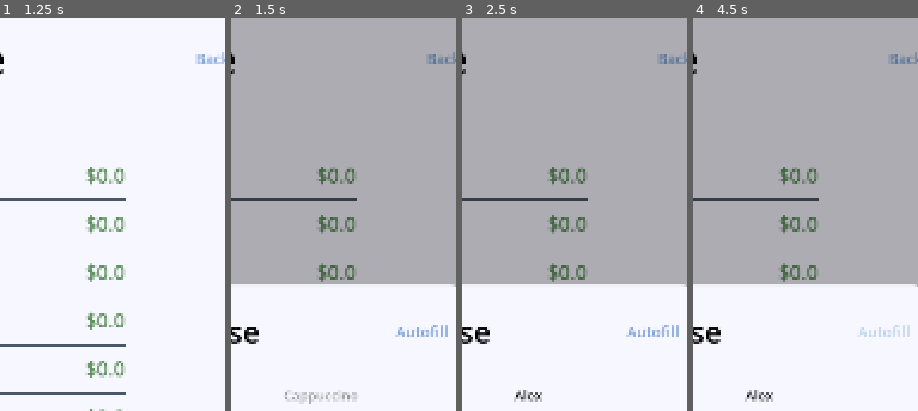
Above: before the commit, frames 1-4 (left to right).
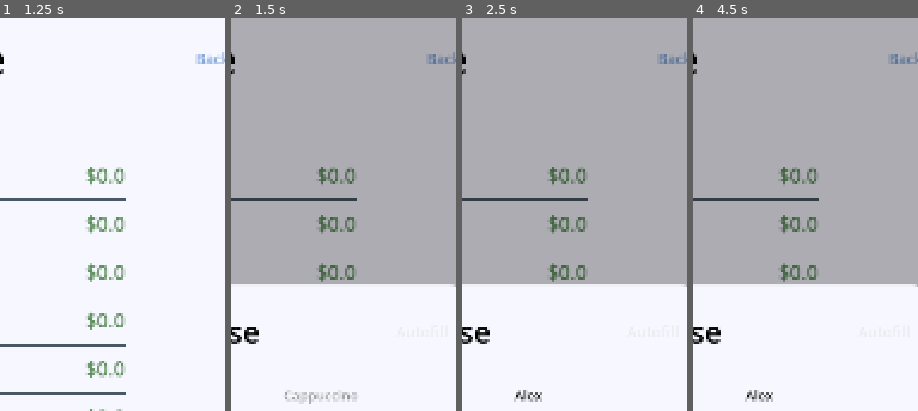
Above: after the commit, the same moments.

Repository: animastralis/split-the-difference
Game: Godot game, scene res://assets/main.tscn
Same seed, same stepped clock (60 frames per second), same inputs: the game is played once before the commit and once after it.
Inputs (mouse positions are % of the whole screen's width and height, from its top left):
- Up to frame 1 (1.25 s): click "Coffee" at 0.5 s
- Up to frame 2 (1.5 s): click "Add Purchase" at 1.25 s
- Up to frame 3 (2.5 s): click (40, 48) at 2.02 s; type "12" at 2.1 s; click (70, 48) at 2.25 s; type "Alex" at 2.33 s; click (40, 53) at 2.48 s
- Up to frame 4 (4.5 s): type "12" at 2.57 s; click (70, 53) at 2.77 s; type "Alex" at 2.85 s; click (40, 59) at 3 s; type "12" at 3.08 s; click (70, 59) at 3.23 s; type "Alex" at 3.32 s; click (44, 64) at 3.52 s; type "12" at 3.6 s; click (71, 64) at 3.75 s; type "Alex" at 3.83 s; click (40, 69) at 3.98 s; type "12" at 4.07 s; click (88, 40) at 4.25 s, where only the run before the commit has a clickable "Autofill"
The pictures show only the part of the screen within x 46-96%, y 0-50%; the shares and areas given below are measured in that part.

Frame 1 is identical in both runs. In frame 2, 0.3% of the frame differs, in the area x 72-97%, y 78-82%; in frame 3, 0.3%; in frame 4, 0.3%.

Commit message:
Minor bugfixes, macOS export template

Diff:
--- a/assets/data/data_manager.gd
+++ b/assets/data/data_manager.gd
@@ -42,16 +42,18 @@
 
 
 func load_datastore() -> void:
-	var data: Datastore = ResourceLoader.load(DATASTORE_SAVE_PATH)
-	if data:
-		print("Loaded datstore from ", DATASTORE_SAVE_PATH)
-		datastore = data
-	else:
-		print("Failed to load datastore. Creating new datastore.")
-		datastore = Datastore.new()
-		var sample_tab := _load_sample_tab()
-		datastore.tabs.append(sample_tab)
-		save_datastore()
+	if FileAccess.file_exists(DATASTORE_SAVE_PATH):
+		var data: Datastore = ResourceLoader.load(DATASTORE_SAVE_PATH)
+		if data:
+			print("Loaded datstore from ", DATASTORE_SAVE_PATH)
+			datastore = data
+			return
+
+	print("Failed to load datastore. Creating new datastore.")
+	datastore = Datastore.new()
+	var sample_tab := _load_sample_tab()
+	datastore.tabs.append(sample_tab)
+	save_datastore()
 
 
 func add_tab(tab_name: String, member_names: Array[String]) -> void:
--- a/assets/scenes/add_purchase_view.gd
+++ b/assets/scenes/add_purchase_view.gd
@@ -29,6 +29,7 @@
 		var line := PURCHASE_FIELDS_LINE.instantiate()
 		input_fields.add_child(line)
 		line.init(person)
+	reset(tab)
 
 
 func _on_cancel_button_pressed() -> void:
@@ -65,6 +66,7 @@
 
 
 func reset(tab_: Tab) -> void:
+	tab = tab_
 	for line in input_fields.get_children():
 		line.clear()
 
--- a/assets/scenes/tab_detail_screen.tscn
+++ b/assets/scenes/tab_detail_screen.tscn
@@ -5,6 +5,33 @@
 [ext_resource type="Script" uid="uid://dhx8ks4v0y8lb" path="res://assets/scenes/add_purchase_view.gd" id="4_cmib0"]
 
 [sub_resource type="StyleBoxEmpty" id="StyleBoxEmpty_rp74m"]
+
+[sub_resource type="Animation" id="Animation_hu2t3"]
+length = 0.001
+tracks/0/type = "value"
+tracks/0/imported = false
+tracks/0/enabled = true
+tracks/0/path = NodePath("AddPurchaseView:position")
+tracks/0/interp = 1
+tracks/0/loop_wrap = true
+tracks/0/keys = {
+"times": PackedFloat32Array(0),
+"transitions": PackedFloat32Array(1),
+"update": 0,
+"values": [Vector2(0, 1920)]
+}
+tracks/1/type = "value"
+tracks/1/imported = false
+tracks/1/enabled = true
+tracks/1/path = NodePath("ScreenFade:modulate")
+tracks/1/interp = 1
+tracks/1/loop_wrap = true
+tracks/1/keys = {
+"times": PackedFloat32Array(0),
+"transitions": PackedFloat32Array(1),
+"update": 0,
+"values": [Color(1, 1, 1, 0)]
+}
 
 [sub_resource type="Animation" id="Animation_51acf"]
 resource_name = "hide_add_purchase_view"
@@ -35,33 +62,6 @@
 "values": [Color(1, 1, 1, 1), Color(1, 1, 1, 0)]
 }
 
-[sub_resource type="Animation" id="Animation_hu2t3"]
-length = 0.001
-tracks/0/type = "value"
-tracks/0/imported = false
-tracks/0/enabled = true
-tracks/0/path = NodePath("AddPurchaseView:position")
-tracks/0/interp = 1
-tracks/0/loop_wrap = true
-tracks/0/keys = {
-"times": PackedFloat32Array(0),
-"transitions": PackedFloat32Array(1),
-"update": 0,
-"values": [Vector2(0, 1920)]
-}
-tracks/1/type = "value"
-tracks/1/imported = false
-tracks/1/enabled = true
-tracks/1/path = NodePath("ScreenFade:modulate")
-tracks/1/interp = 1
-tracks/1/loop_wrap = true
-tracks/1/keys = {
-"times": PackedFloat32Array(0),
-"transitions": PackedFloat32Array(1),
-"update": 0,
-"values": [Color(1, 1, 1, 0)]
-}
-
 [sub_resource type="Animation" id="Animation_cwtmv"]
 resource_name = "show_add_purchase_view"
 length = 0.15
--- a/assets/singletons/events.gd
+++ b/assets/singletons/events.gd
@@ -1,4 +1,6 @@
 extends Node
 
+@warning_ignore("unused_signal")
 signal tab_selected(tab: Tab)
+@warning_ignore("unused_signal")
 signal return_to_main_menu_pressed
--- a/project.godot
+++ b/project.godot
@@ -32,3 +32,4 @@
 [rendering]
 
 renderer/rendering_method="mobile"
+textures/vram_compression/import_etc2_astc=true
Not shown, added: export_presets.cfg
Not shown, changed: .gitignore
